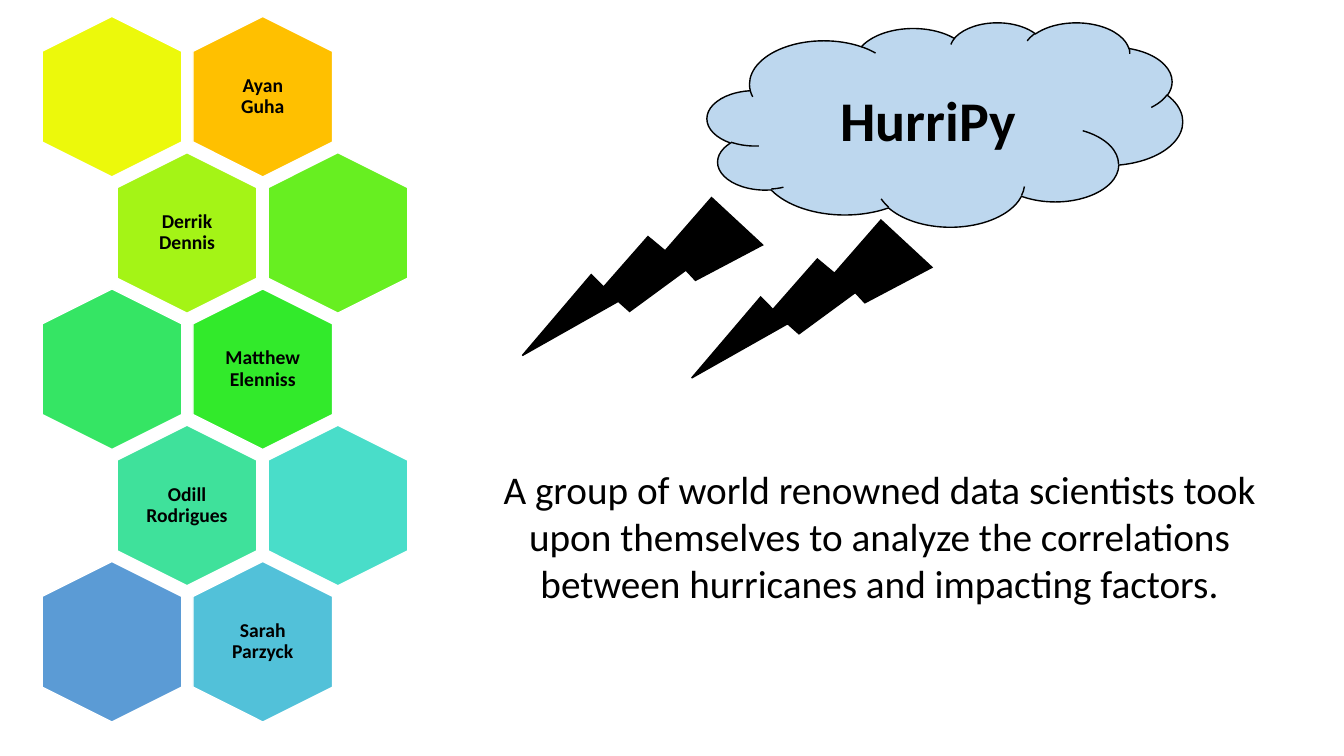
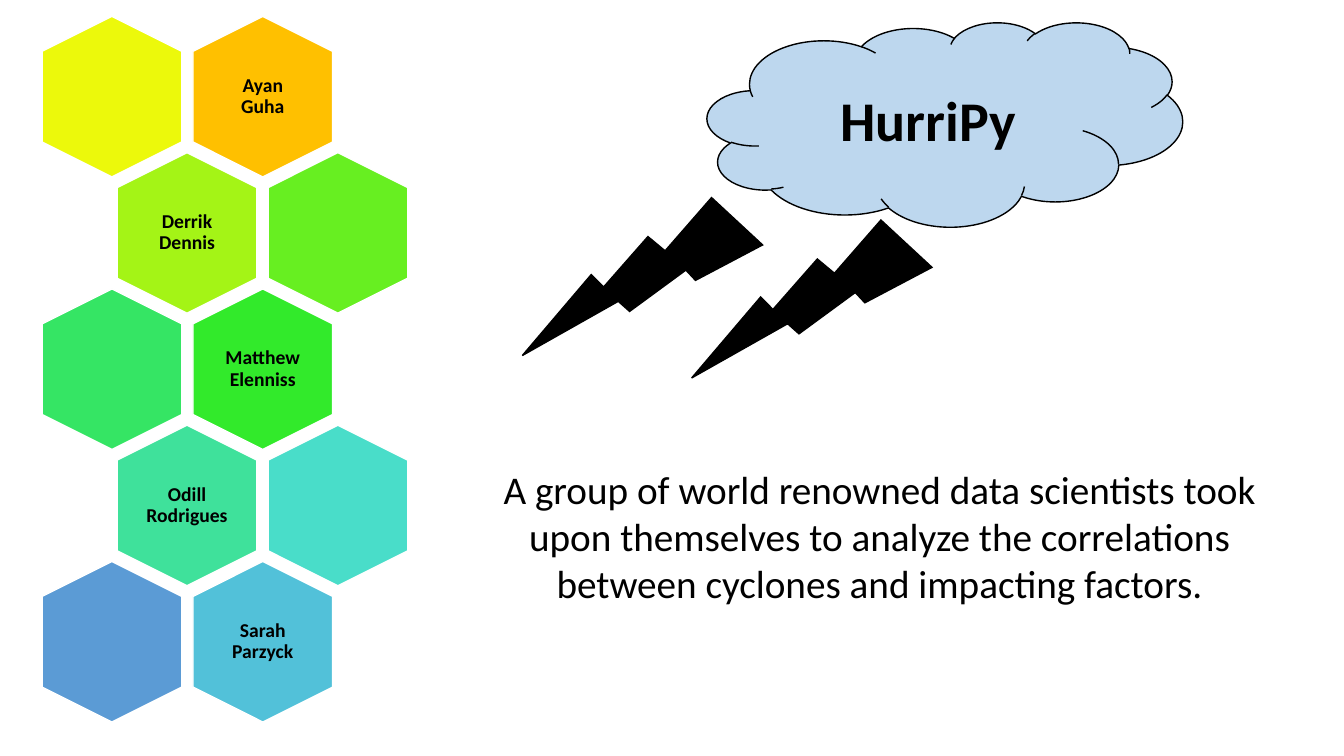
Before and after one commit to TheGreekGoddess/Project_1, a slide deck: slide 1 of HurriPy.pptx. Drawn at 1344x756 pixels with LibreOffice and Linux fonts; fonts in the diff are those of the drawing. Boxes give left, top, right and bottom in pixels: in the first picture for what was removed or moved away, otherwise in the second. Text is boxed around its words. In the diff, an @@ line names an element or a change of style, - is before the commit and + after.

```diff
--- a/HurriPy.pptx
+++ b/HurriPy.pptx
@@ text at [504, 476, 1256, 605]: text changed @@
-A group of world renowned data scientists took upon themselves to analyze the correlations between hurricanes and impacting factors.
+A group of world renowned data scientists took upon themselves to analyze the correlations between cyclones and impacting factors.
```
Also in this commit, not shown: 1 other slide changed, 1 slide removed, 2 other files.
